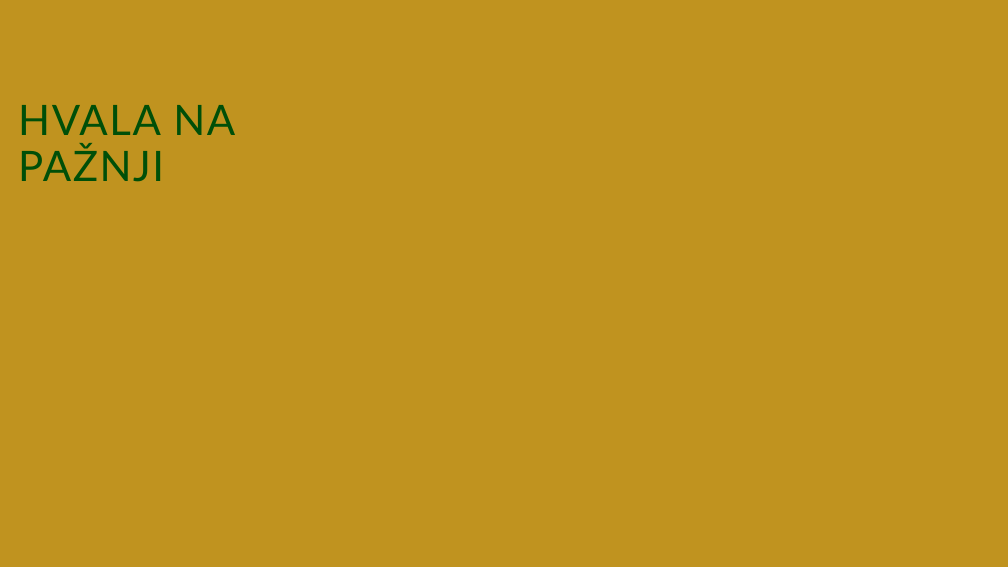
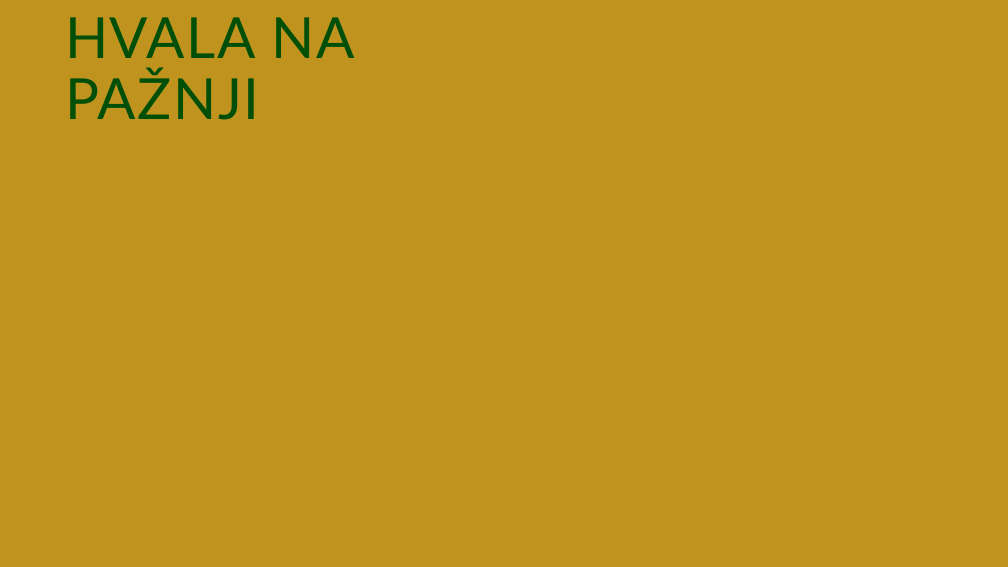
Before and after one commit to Njamic-27/kaktusi, a slide deck: slide 15 of PARKTUS.pptx (slide 16 before the commit). Drawn at 1008x567 pixels with LibreOffice and Linux fonts; fonts in the diff are those of the drawing; background and template pictures are left out. Boxes give left, top, right and bottom in pixels: in the first picture for what was removed or moved away, otherwise in the second. Text is boxed around its words. In the diff, an @@ line names an element or a change of style, - is before the commit and + after.

```diff
--- a/PARKTUS.pptx
+++ b/PARKTUS.pptx
@@ title "HVALA NA PAŽNJI": place and size @@
-title "HVALA NA PAŽNJI" at (18, 105, 235, 182)
+title "HVALA NA PAŽNJI" at (65, 17, 354, 120)
@@ title "HVALA NA PAŽNJI" at (65, 17, 354, 120): size 40 to 54 pt @@
```
Also in this commit, not shown: 6 other slides changed, 1 slide removed.
